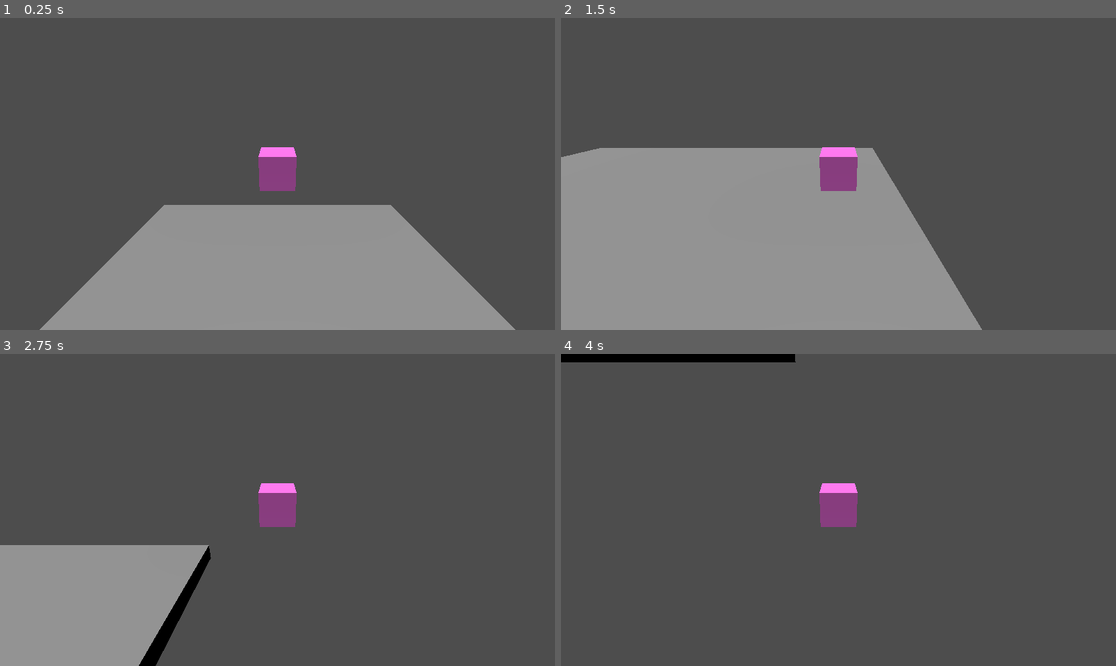
Above: before the commit, frames 1-4 (two rows, left to right).
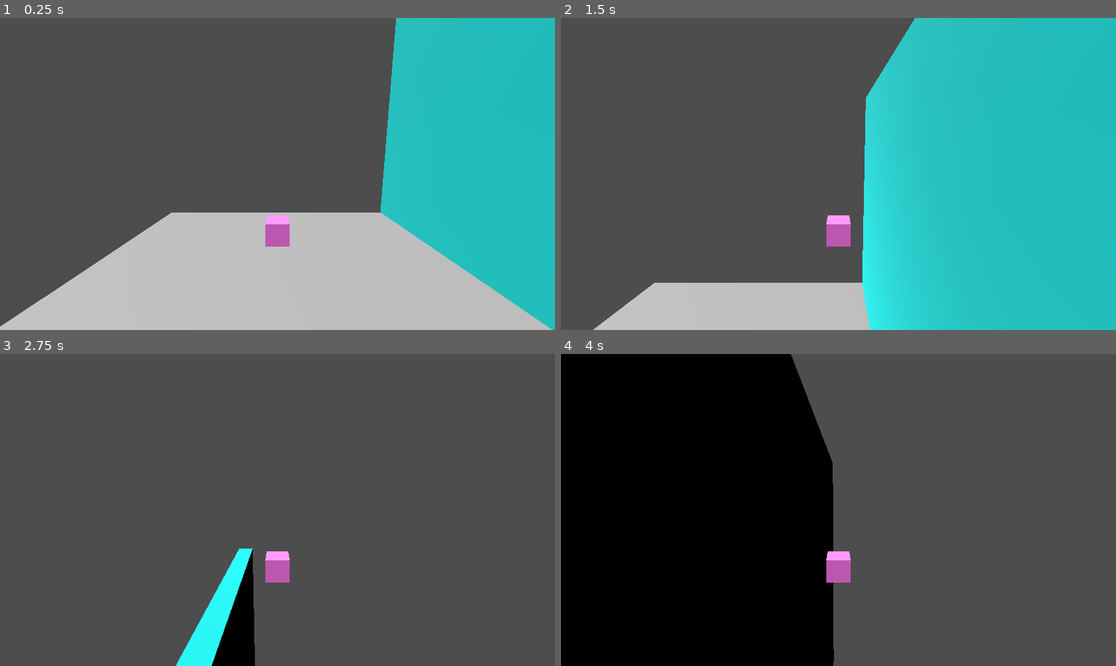
Above: after the commit, the same moments.

Repository: Walhalla7/Pirate_Jam_2024
Game: Godot game, scene res://world.tscn
Two runs of this game, one before a commit and one after it. Both use one fixed random seed, a clock stepped at 60 frames per second and the inputs below.
Inputs:
- Up to frame 1 (0.25 s): no input
- Up to frame 2 (1.5 s): hold Right (move_right) 0.53-1.28 s; hold Shift (sprint) 0.53-1.28 s; tap Space (jump) at 0.77, 0.8, 1.07, 1.35 s; hold W (move_back) from 1.28 s (still down)
- Up to frame 3 (2.75 s): tap Space (jump) at 1.52, 1.82, 2.3 s; tap Shift (sprint) at 1.55 s; release W (move_back) at 2.03 s; hold Right (move_right) from 2.03 s (still down); hold Shift (sprint) from 2.03 s (still down)
- Up to frame 4 (4 s): release Right (move_right) at 2.78 s; release Shift (sprint) at 2.78 s; hold S (move_forward) 2.78-3.53 s; tap Shift (sprint) at 2.85 s; tap Space (jump) at 3.02, 3.32, 3.6, 3.77 s; hold A (move_left) from 3.53 s (still down)

The runs differ from the first frame. In frame 1, 53% of the frame differs, in the area x 0-100%, y 0-100%; in frame 2, 76%; in frame 3, 18%; in frame 4, 48%.

Commit message:
Basice_Layout
- Added sprinting and jumping
- Added state layout
- Added signal bus layout
- Added wall detection

Diff:
--- /dev/null
+++ b/src/Environment/climbable/wall.tscn
@@ -0,0 +1,20 @@
+[gd_scene load_steps=4 format=3 uid="uid://krtuxl5g46p6"]
+
+[sub_resource type="BoxShape3D" id="BoxShape3D_0akqr"]
+size = Vector3(20, 20, 1)
+
+[sub_resource type="StandardMaterial3D" id="StandardMaterial3D_jmdmi"]
+albedo_color = Color(2.31028e-06, 0.744367, 0.736509, 1)
+
+[sub_resource type="BoxMesh" id="BoxMesh_mhs7g"]
+material = SubResource("StandardMaterial3D_jmdmi")
+size = Vector3(20, 20, 1)
+
+[node name="Wall" type="StaticBody3D" groups=["Walls"]]
+
+[node name="CollisionShape3D" type="CollisionShape3D" parent="."]
+shape = SubResource("BoxShape3D_0akqr")
+
+[node name="MeshInstance3D" type="MeshInstance3D" parent="CollisionShape3D"]
+mesh = SubResource("BoxMesh_mhs7g")
+skeleton = NodePath("")
--- a/src/test_field.tscn
+++ b/src/Environment/static/test_field.tscn
@@ -6,13 +6,11 @@
 [sub_resource type="BoxMesh" id="BoxMesh_n71i5"]
 size = Vector3(20, 1, 20)
 
-[node name="Node3D2" type="Node3D"]
+[node name="Floor" type="StaticBody3D"]
 
-[node name="floor" type="StaticBody3D" parent="."]
-collision_mask = 14
-
-[node name="CollisionShape3D" type="CollisionShape3D" parent="floor"]
+[node name="CollisionShape3D" type="CollisionShape3D" parent="."]
 shape = SubResource("BoxShape3D_a7y7q")
 
-[node name="MeshInstance3D" type="MeshInstance3D" parent="floor"]
+[node name="MeshInstance3D" type="MeshInstance3D" parent="CollisionShape3D"]
 mesh = SubResource("BoxMesh_n71i5")
+skeleton = NodePath("")
--- a/src/Node3D.gd
+++ /dev/null
@@ -1,56 +0,0 @@
-extends CharacterBody3D
-
-#Camera managment
-@onready var armature = $CollisionShape3D
-@onready var spring_arm_pivot = $SpringArmPivot
-
-#Movement variables
-const speed = 5.0
-var target_velocity = Vector3.ZERO
-const JUMP_VELOCITY = 10
-const LERP_VAL = .15
-var sprint_modifier = 1
-
-# Get the gravity from the project settings to be synced with RigidBody nodes.
-var gravity = ProjectSettings.get_setting("physics/3d/default_gravity")
-
-#======================================== 	Initialize 	==================================
-func _ready():
-	pass
-
-#======================================== 	Process 	==================================
-func _physics_process(delta):
-
-	#base direction
-	var direction = Vector3.ZERO
-
-	# Add the gravit/falling
-	if not is_on_floor():
-		target_velocity.y = target_velocity.y - (gravity * delta)
-
-	if Input.is_action_just_pressed("jump") and is_on_floor():
-		target_velocity.y = JUMP_VELOCITY
-
-	#Sprint Input / calculations
-	sprint_modifier = 2 if Input.is_action_pressed("sprint") else 1
-
-	#Calculating movemnt
-	if Input.is_action_pressed("move_right"):
-		direction.x += 1
-	if Input.is_action_pressed("move_left"):
-		direction.x -= 1
-	if Input.is_action_pressed("move_forward"):
-		direction.z += 1
-	if Input.is_action_pressed("move_back"):
-		direction.z -= 1
-
-	if direction != Vector3.ZERO:
-		direction = direction.normalized()
-
-	# Ground Velocity
-	target_velocity.x = direction.x * speed * sprint_modifier
-	target_velocity.z = direction.z * speed * sprint_modifier
-
-	# Moving the Character
-	velocity = target_velocity
-	move_and_slide()
--- /dev/null
+++ b/src/Protagonist/Script_Protagonist.gd
@@ -0,0 +1,144 @@
+extends CharacterBody3D
+
+#Camera managment
+@onready var armature = $CollisionShape3D
+@onready var spring_arm_pivot = $SpringArmPivot
+
+
+#======================================== 	States 	==================================
+#current state of the player
+var curr_State
+
+#States player can be in
+#WORK IN PROGRESS
+#TO DO: Implement camera changing and detection of wall to which player is attached
+enum States {
+	FLOOR,
+	WALL_FORWARD,
+	WALL_BACK,
+	WALL_LEFT,
+	WALL_RIGHT,
+	CEILING,
+	FALLING
+}
+
+#Actions player cam take in each state
+enum Actions {
+	MOVE_LEFT,
+	MOVE_RIGHT,
+	MOVE_FORWARD,
+	MOVE_BACK,
+	DASH,
+	JUMP,
+	IDLE
+}
+
+#Call this function whenever the snail changes it's state along with the state you want to change it to
+func change_State(newState):
+	match newState:
+		States.FLOOR:
+			curr_State = States.FLOOR
+			print("Floor")
+		States.WALL_FORWARD:
+			curr_State = States.WALL_FORWARD
+			print("WALL_FORWARD")
+		States.WALL_BACK:
+			curr_State = States.WALL_BACK
+			print("WALL_BACK")
+		States.WALL_LEFT:
+			curr_State = States.WALL_LEFT
+			print("WALL_LEFT")
+		States.WALL_RIGHT:
+			curr_State = States.WALL_RIGHT
+			print("WALL_RIGHT")
+		States.FALLING:
+			curr_State = States.FALLING
+			print("FALLING")
+
+#======================================== 	Variables 	==================================
+#Movement variables
+const speed = 5.0
+var target_velocity = Vector3.ZERO
+const JUMP_VELOCITY = 10
+#const LERP_VAL = .15
+var sprint_modifier = 1
+var double_jump = 0
+
+#states
+var on_the_wall = false
+
+# Gravity
+#var gravity = ProjectSettings.get_setting("physics/3d/default_gravity") #Get the gravity from the project settings to be synced with RigidBody nodes.
+var gravityStrength = 9.8
+var GravityDirection = Vector3.DOWN #Base direction
+
+
+#======================================== 	Collision Functions 	==================================
+#slug touches the wall
+func _on_wall_detector_body_entered(body):
+	if body.is_in_group("Walls"):
+		change_State(States.WALL_FORWARD)
+
+#slug detaches from the wall
+func _on_wall_detector_body_exited(body):
+	if body.is_in_group("Walls"):
+		if is_on_floor() && curr_State != States.FLOOR:
+			change_State(States.FLOOR)
+		elif is_on_ceiling():
+			change_State(States.CEILING)
+		else:
+			change_State(States.FALLING)
+
+
+#======================================== 	Initialize 	==================================
+func _ready():
+	pass
+
+#======================================== 	Process 	==================================
+func _physics_process(delta):
+	#base direction
+	var direction = Vector3.ZERO
+
+	# Detect if slug has landed
+	if is_on_floor():
+		if curr_State != States.FLOOR:
+			change_State(States.FLOOR)
+
+	# Add the gravit/falling
+	if not is_on_floor():
+		target_velocity.y = target_velocity.y - (gravityStrength * delta)
+
+	#Double jump
+	if Input.is_action_just_pressed("jump"):
+		if is_on_floor():
+			target_velocity.y = JUMP_VELOCITY
+			double_jump = 1
+		elif !is_on_floor() && double_jump != 0:
+			target_velocity.y += JUMP_VELOCITY
+			double_jump = 0
+
+	#Sprint Input / calculations
+	sprint_modifier = 2 if Input.is_action_pressed("sprint") else 1
+
+	#Calculating movemnt
+	#Basic movement -> Needs change
+	#TO-DO: apply states and actions so that the direction of the movement changes as the slug lands on different surfaces
+	if Input.is_action_pressed("move_right"):
+		direction.x += 1
+	if Input.is_action_pressed("move_left"):
+		direction.x -= 1
+	if Input.is_action_pressed("move_forward"):
+		direction.z += 1
+	if Input.is_action_pressed("move_back"):
+		direction.z -= 1
+
+	if direction != Vector3.ZERO:
+		direction = direction.normalized()
+
+	# Ground Velocity
+	target_velocity.x = direction.x * speed * sprint_modifier
+	target_velocity.z = direction.z * speed * sprint_modifier
+
+	# Moving the Character
+	velocity = target_velocity
+	move_and_slide()
--- /dev/null
+++ b/src/Protagonist/protagonist.tscn
@@ -0,0 +1,43 @@
+[gd_scene load_steps=6 format=3 uid="uid://dqb6hflk04skq"]
+
+[ext_resource type="Script" path="res://Protagonist/Script_Protagonist.gd" id="1_7xj1q"]
+
+[sub_resource type="BoxShape3D" id="BoxShape3D_h5p88"]
+
+[sub_resource type="BoxMesh" id="BoxMesh_msl2t"]
+
+[sub_resource type="StandardMaterial3D" id="StandardMaterial3D_fv6hu"]
+albedo_color = Color(0.928807, 0.425133, 0.867941, 1)
+
+[sub_resource type="BoxShape3D" id="BoxShape3D_k2v2t"]
+size = Vector3(1.1, 1, 1.1)
+
+[node name="Protagonist" type="CharacterBody3D"]
+collision_layer = 8
+collision_mask = 23
+script = ExtResource("1_7xj1q")
+
+[node name="Damage_Detector(wip)" type="CollisionShape3D" parent="."]
+shape = SubResource("BoxShape3D_h5p88")
+
+[node name="MeshInstance3D" type="MeshInstance3D" parent="Damage_Detector(wip)"]
+mesh = SubResource("BoxMesh_msl2t")
+skeleton = NodePath("../..")
+surface_material_override/0 = SubResource("StandardMaterial3D_fv6hu")
+
+[node name="SpringArmPivot" type="Node3D" parent="."]
+transform = Transform3D(1, 0, 0, 0, 0.987932, 0.154882, 0, -0.154882, 0.987932, 0, 3.68162, 7.46476)
+
+[node name="SpringArm3D" type="SpringArm3D" parent="SpringArmPivot"]
+
+[node name="Camera3D" type="Camera3D" parent="SpringArmPivot/SpringArm3D"]
+transform = Transform3D(1, 0, 0, 0, 1, 2.98023e-08, 0, -2.98023e-08, 1, 0, -0.532108, 1.31226)
+
+[node name="Wall_Detector" type="Area3D" parent="."]
+
+[node name="CollisionShape3D" type="CollisionShape3D" parent="Wall_Detector"]
+shape = SubResource("BoxShape3D_k2v2t")
+
+[connection signal="tree_entered" from="Damage_Detector(wip)" to="." method="_on_collision_shape_3d_tree_entered"]
+[connection signal="body_entered" from="Wall_Detector" to="." method="_on_wall_detector_body_entered"]
+[connection signal="body_exited" from="Wall_Detector" to="." method="_on_wall_detector_body_exited"]
--- /dev/null
+++ b/src/Script_Main.gd
@@ -0,0 +1,12 @@
+extends Node
+
+#======================================== 	Initialize 	==================================
+func _ready():
+	pass
+
+#======================================== 	Process 	==================================
+func _physics_process(delta):
+	#if player presses escape
+	#TO_DO: Make a menu and UI so that escape opens that menu instead
+	if Input.is_action_pressed("Escape"):
+		get_tree().quit()
--- /dev/null
+++ b/src/Signals.gd
@@ -0,0 +1,9 @@
+extends Node
+
+#Work in progress
+#TO DO: Make menu system and game restart system so that player can pause the game and restart
+
+signal game_over()
+signal game_restart()
+signal game_paused()
+signal game_started()
--- a/src/project.godot
+++ b/src/project.godot
@@ -51,6 +51,11 @@
 "events": [Object(InputEventKey,"resource_local_to_scene":false,"resource_name":"","device":-1,"window_id":0,"alt_press …(182 unchanged characters)…
 ]
 }
+Escape={
+"deadzone": 0.5,
+"events": [Object(InputEventKey,"resource_local_to_scene":false,"resource_name":"","device":-1,"window_id":0,"alt_pressed":false,"shift_pressed":false,"ctrl_pressed":false,"meta_pressed":false,"pressed":false,"keycode":0,"physical_keycode":4194305,"key_label":0,"unicode":0,"echo":false,"script":null)
+]
+}
 
 [layer_names]
 
@@ -62,6 +67,7 @@
 3d_render/layer_3="Danger"
 2d_render/layer_4="Protagonist"
 3d_render/layer_4="Protagonist"
+3d_render/layer_5="Walls"
 3d_physics/layer_1="Static_Environment"
 3d_navigation/layer_1="Static_Environment"
 3d_physics/layer_2="Movable_Environment"
@@ -70,6 +76,8 @@
 3d_navigation/layer_3="Danger"
 3d_physics/layer_4="Protagonist"
 3d_navigation/layer_4="Protagonist"
+3d_physics/layer_5="Walls"
+3d_navigation/layer_5="Walls"
 
 [rendering]
 
--- a/src/protagonist.tscn
+++ /dev/null
@@ -1,29 +0,0 @@
-[gd_scene load_steps=5 format=3 uid="uid://dqb6hflk04skq"]
-
-[ext_resource type="Script" path="res://Node3D.gd" id="1_7xj1q"]
-
-[sub_resource type="BoxMesh" id="BoxMesh_msl2t"]
-
-[sub_resource type="StandardMaterial3D" id="StandardMaterial3D_fv6hu"]
-albedo_color = Color(0.928807, 0.425133, 0.867941, 1)
-
-[sub_resource type="BoxShape3D" id="BoxShape3D_h5p88"]
-
-[node name="Node3D" type="CharacterBody3D"]
-collision_layer = 8
-collision_mask = 7
-script = ExtResource("1_7xj1q")
-
-[node name="MeshInstance3D" type="MeshInstance3D" parent="."]
-mesh = SubResource("BoxMesh_msl2t")
-surface_material_override/0 = SubResource("StandardMaterial3D_fv6hu")
-
-[node name="CollisionShape3D" type="CollisionShape3D" parent="."]
-shape = SubResource("BoxShape3D_h5p88")
-
-[node name="SpringArmPivot" type="Node3D" parent="."]
-transform = Transform3D(1, 0, 0, 0, 0.926712, 0.375771, 0, -0.375771, 0.926712, 0, 1.70727, 4.65498)
-
-[node name="SpringArm3D" type="SpringArm3D" parent="SpringArmPivot"]
-
-[node name="Camera3D" type="Camera3D" parent="SpringArmPivot/SpringArm3D"]
--- a/src/world.tscn
+++ b/src/world.tscn
@@ -1,14 +1,21 @@
-[gd_scene load_steps=3 format=3 uid="uid://dx1te2b8aasvv"]
+[gd_scene load_steps=5 format=3 uid="uid://dx1te2b8aasvv"]
 
-[ext_resource type="PackedScene" uid="uid://b1tqs2mt8aiii" path="res://test_field.tscn" id="1_t7k6m"]
-[ext_resource type="PackedScene" uid="uid://dqb6hflk04skq" path="res://protagonist.tscn" id="2_yjr5n"]
+[ext_resource type="Script" path="res://Script_Main.gd" id="1_cwe8n"]
+[ext_resource type="PackedScene" uid="uid://b1tqs2mt8aiii" path="res://Environment/static/test_field.tscn" id="1_t7k6m"]
+[ext_resource type="PackedScene" uid="uid://dqb6hflk04skq" path="res://Protagonist/protagonist.tscn" id="2_yjr5n"]
+[ext_resource type="PackedScene" uid="uid://krtuxl5g46p6" path="res://Environment/climbable/wall.tscn" id="3_vqvni"]
 
 [node name="World" type="Node"]
-
-[node name="Node3D" parent="." instance=ExtResource("1_t7k6m")]
-
-[node name="Node3D2" parent="." instance=ExtResource("2_yjr5n")]
-transform = Transform3D(1, 0, 0, 0, 1, 0, 0, 0, 1, 0, 8.01849, 0)
+script = ExtResource("1_cwe8n")
 
 [node name="DirectionalLight3D" type="DirectionalLight3D" parent="."]
-transform = Transform3D(1, 0, 0, 0, 0.216354, 0.976315, 0, -0.976315, 0.216354, 0, 12.0784, 0)
+transform = Transform3D(0.888745, -0.099177, -0.447544, 0.458401, 0.192284, 0.867695, 0, -0.976315, 0.216354, -10.6491, 23.7602, 0)
+light_energy = 2.036
+
+[node name="Protagonist" parent="." instance=ExtResource("2_yjr5n")]
+transform = Transform3D(1, 0, 0, 0, 1, 0, 0, 0, 1, 0, 3.56272, 0)
+
+[node name="Floor" parent="." instance=ExtResource("1_t7k6m")]
+
+[node name="Wall" parent="." instance=ExtResource("3_vqvni")]
+transform = Transform3D(-4.37114e-08, 0, 1, 0, 1, 0, -1, 0, -4.37114e-08, 10.2472, 7.31138, -0.0159626)
